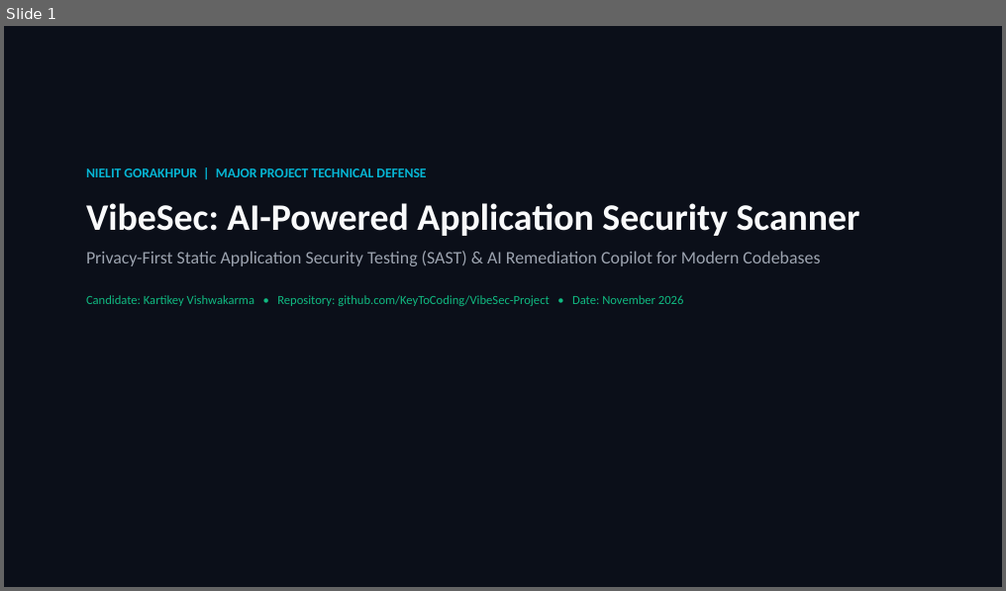
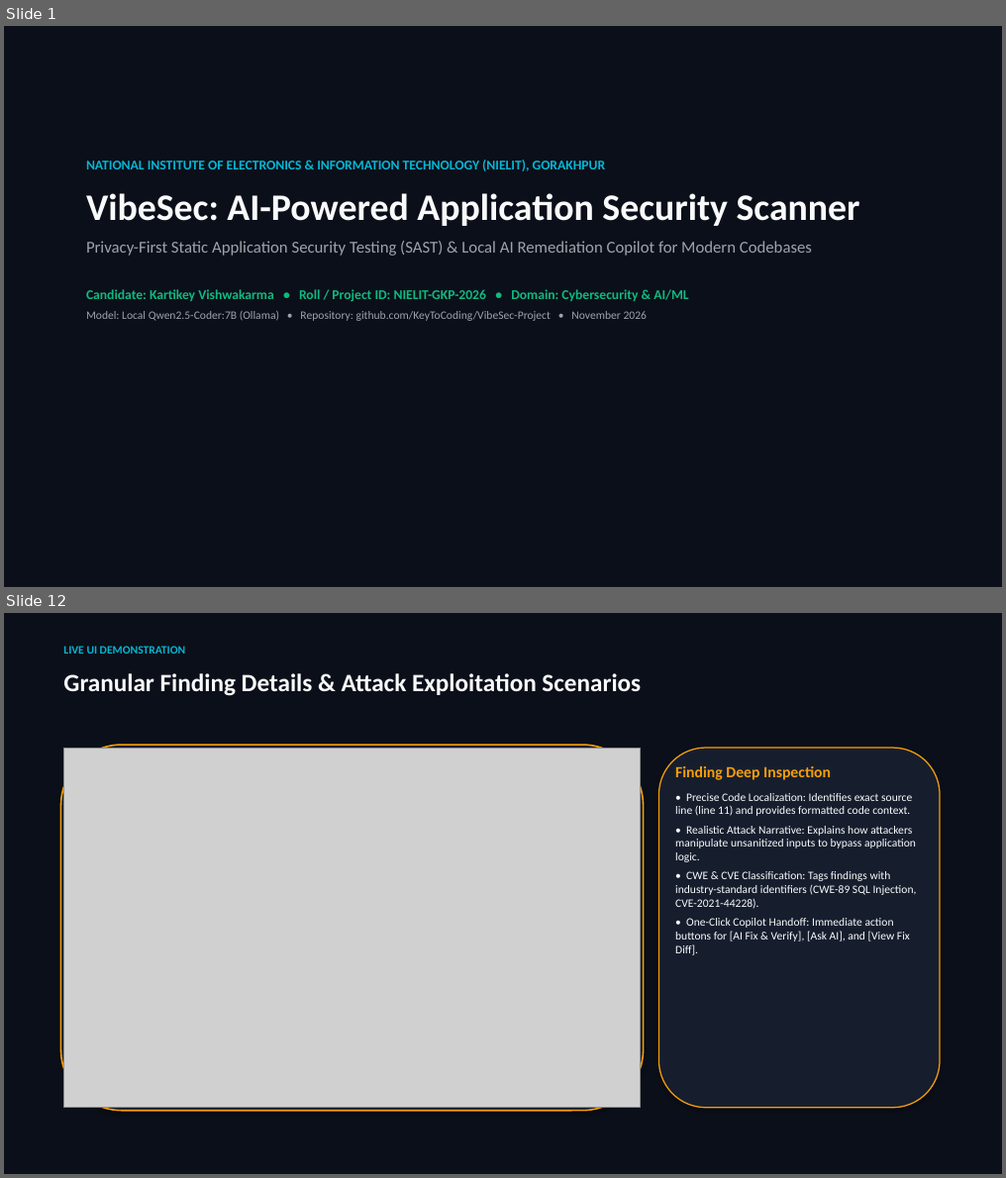
Before and after one commit to KeyToCoding/VibeSec-Project, a slide deck: docs/VibeSec_Final_Project_Presentation.pptx. Shown one above the other, each under a label of ours: slide 1 before the commit, slides 1 and 12 after it; the slides between them are not shown. The pictures are 1006x591 and 1006x1178 pixels, drawn with LibreOffice and Linux fonts; fonts in the diff are those of the drawing; grey boxes stand for pictures. Boxes give left, top, right and bottom in pixels: in the first picture for what was removed or moved away, otherwise in the second. Text is boxed around its words. In the diff, an @@ line names an element or a change of style, - is before the commit and + after.

```diff
--- a/docs/VibeSec_Final_Project_Presentation.pptx
+++ b/docs/VibeSec_Final_Project_Presentation.pptx
@@ slide 12 added at [4,613,1002,1174], background #FFFFFF @@
@@ rectangle added at [4,613,1002,1174], fill #0B0F19 @@
@@ text added at [63,646,185,654], 11 pt, text #06B6D4, bold @@
+LIVE UI DEMONSTRATION
@@ text added at [63,673,641,696], 24 pt, text #F9FAFB, bold @@
+Granular Finding Details & Attack Exploitation Scenarios
@@ rounded rectangle added at [60,745,644,1111], fill #161E2E, outline #F59E0B 1.5 pt @@
@@ picture added at [63,748,641,1108] @@
@@ rounded rectangle added at [659,748,940,1108], fill #161E2E, outline #F59E0B 1.2 pt @@
@@ text added at [675,766,917,956], 11 pt, text #F9FAFB @@
+Finding Deep Inspection
+• Precise Code Localization: Identifies exact source line (line 11) and provides formatted code context.
+• Realistic Attack Narrative: Explains how attackers manipulate unsanitized inputs to bypass application logic.
+• CWE & CVE Classification: Tags findings with industry-standard identifiers (CWE-89 SQL Injection, CVE-2021-44228).
+• One-Click Copilot Handoff: Immediate action buttons for [AI Fix & Verify], [Ask AI], and [View Fix Diff].
@@ slide 1 changed as well @@
@@ text "NATIONAL INSTITUTE OF ELECTRONICS & ...": place and size @@
-text "NATIONAL INSTITUTE OF ELECTRONICS & ..." at [86,169,860,306]
+text "NATIONAL INSTITUTE OF ELECTRONICS & ..." at [86,160,860,321]
@@ text at [86,160,606,172]: text changed @@
-NIELIT GORAKHPUR | MAJOR PROJECT TECHNICAL DEFENSE
+NATIONAL INSTITUTE OF ELECTRONICS & INFORMATION TECHNOLOGY (NIELIT), GORAKHPUR
@@ text at [86,241,812,321]: text changed; size 12 to 11 pt; text colour #10B981 to #9CA3AF @@
-Privacy-First Static Application Security Testing (SAST) & AI Remediation Copilot for Modern Codebases
-Candidate: Kartikey Vishwakarma • Repository: github.com/KeyToCoding/VibeSec-Project • Date: November 2026
+Privacy-First Static Application Security Testing (SAST) & Local AI Remediation Copilot for Modern Codebases
+Candidate: Kartikey Vishwakarma • Roll / Project ID: NIELIT-GKP-2026 • Domain: Cybersecurity & AI/ML
+Model: Local Qwen2.5-Coder:7B (Ollama) • Repository: github.com/KeyToCoding/VibeSec-Project • November 2026
```
Also in this commit, not shown: 3 other slides changed, 13 other slides added, 11 slides removed, 34 other files.
